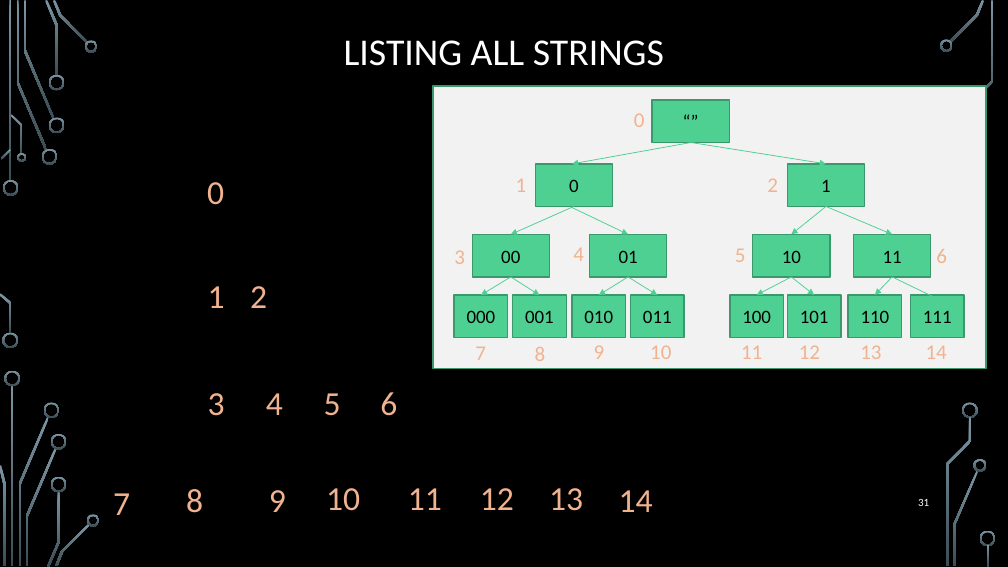
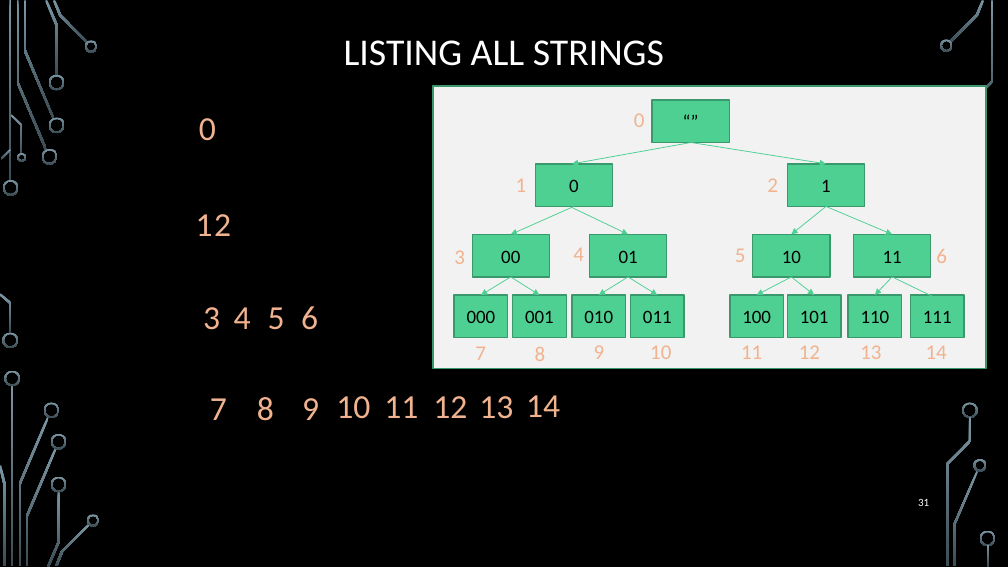
Before and after one commit to markfloryan/dmt2, a slide deck: slide 31 of slides/01-Cardinality.pptx. Drawn at 1008x567 pixels with LibreOffice and Linux fonts; fonts in the diff are those of the drawing; grey boxes stand for pictures; background and template pictures are left out. Boxes give left, top, right and bottom in pixels: in the first picture for what was removed or moved away, otherwise in the second. Text is boxed around its words. In the diff, an @@ line names an element or a change of style, - is before the commit and + after.

Commit message:
small polish for class

```diff
--- a/slides/01-Cardinality.pptx
+++ b/slides/01-Cardinality.pptx
@@ text "0": place and size @@
-text "0" at (207,182,224,205)
+text "0" at (199,118,216,141)
@@ text "1" rewrapped from (208,286,225,308) to (188,199,220,247) @@
@@ text "2" rewrapped from (250,286,267,308) to (207,199,239,247) @@
@@ text "3": place and size @@
-text "3" at (208,393,225,416)
+text "3" at (203,307,220,330)
@@ text "4": place and size @@
-text "4" at (266,393,283,415)
+text "4" at (234,307,251,329)
@@ text "5": place and size @@
-text "5" at (324,393,341,416)
+text "5" at (268,307,285,330)
@@ text "6": place and size @@
-text "6" at (380,392,397,416)
+text "6" at (301,306,318,330)
@@ text "7": place and size @@
-text "7" at (113,493,130,515)
+text "7" at (210,398,227,420)
@@ text "8": place and size @@
-text "8" at (186,489,203,513)
+text "8" at (257,397,274,421)
@@ text "9": place and size @@
-text "9" at (269,490,286,512)
+text "9" at (302,398,319,420)
@@ text "10": place and size @@
-text "10" at (326,488,360,511)
+text "10" at (336,396,370,419)
@@ text "11": place and size @@
-text "11" at (408,488,442,510)
+text "11" at (384,396,418,418)
@@ text "12": place and size @@
-text "12" at (480,488,514,510)
+text "12" at (433,396,467,418)
@@ text "13": place and size @@
-text "13" at (549,488,583,511)
+text "13" at (479,396,513,419)
@@ text "14": place and size @@
-text "14" at (619,490,653,512)
+text "14" at (526,395,560,417)
```
